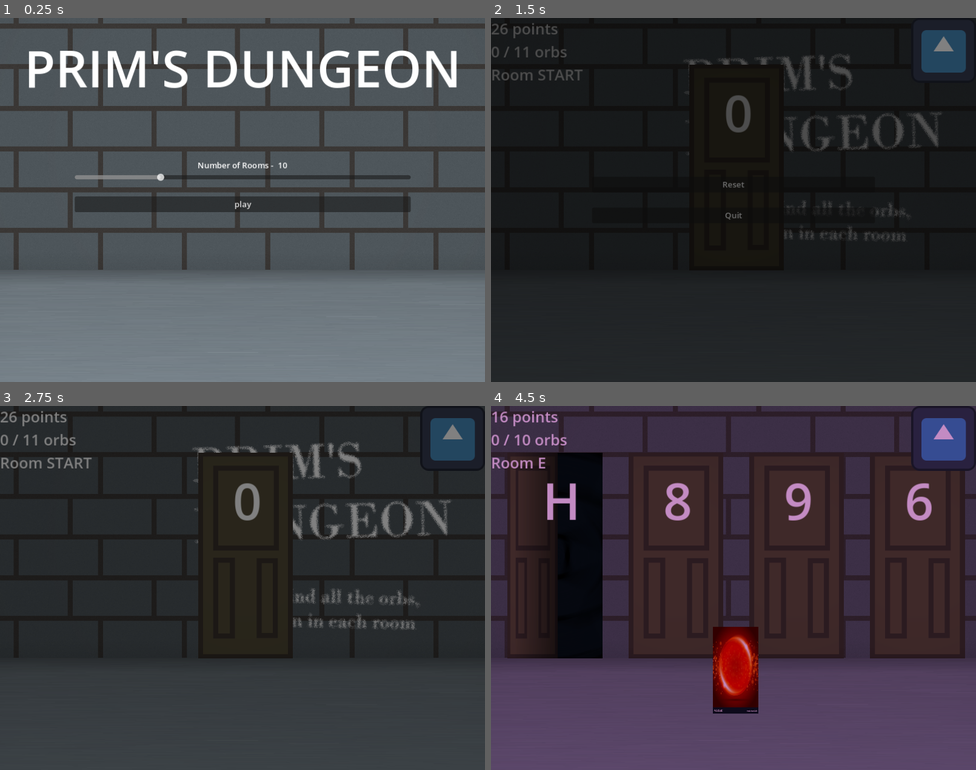
Above: before the commit, frames 1-4 (two rows, left to right).
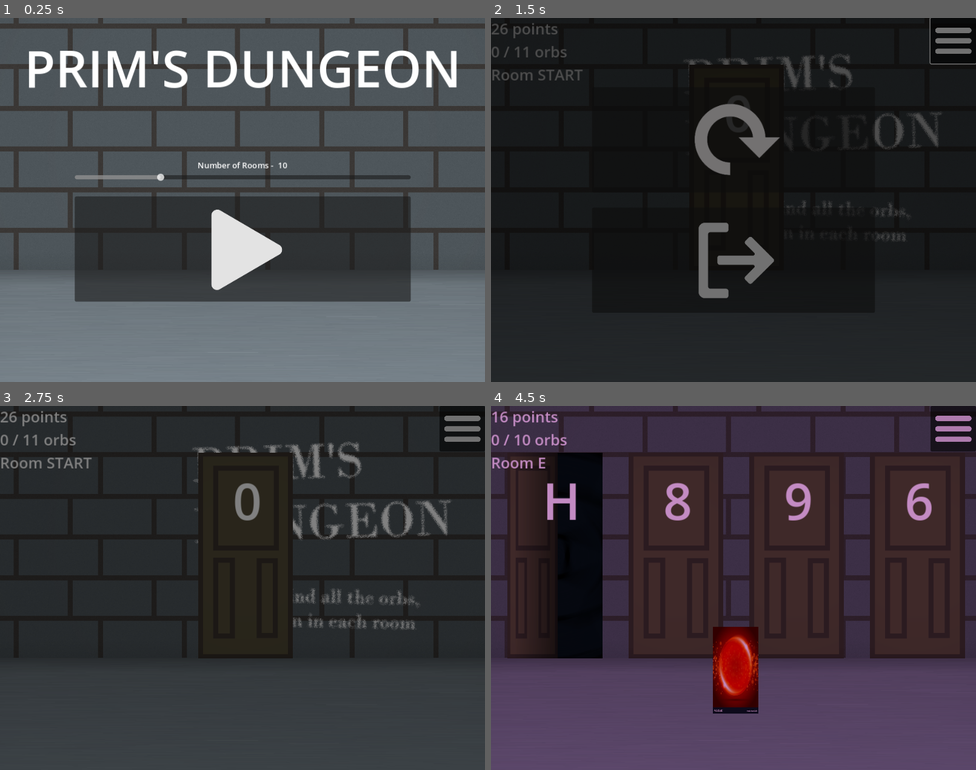
Above: after the commit, the same moments.

Repository: DasParijat/Prims-Dungeon
Game: Godot game, scene res://Home Menu/home_menu.tscn
Same seed, same stepped clock (60 frames per second), same inputs: the game is played once before the commit and once after it. The engine's default icon, where the game draws it, is replaced by a stand-in: a white triangle on a blue panel in a dark square.
Inputs (mouse positions are in pixels of both pictures, inside the frame that each line leads up to; where the layout moved, square brackets give the same spot in the first picture):
- Up to frame 1 (0.25 s): no input
- Up to frame 2 (1.5 s): click (733, 247) [733, 203] at 0.5 s; click (951, 39) [942, 50] at 1.25 s
- Up to frame 3 (2.75 s): click (242, 526) [242, 573] at 2 s
- Up to frame 4 (4.5 s): click "efef" at 2.75 s; click "efef" at 3.5 s; click "efef" at 4.25 s

The runs differ from the first frame. In frame 1, 16% of the frame differs, in the area x 15-85%, y 50-78%; in frame 2, 4.7%; in frame 3, 1.3%; in frame 4, 1.7%.

Commit message:
Added button icon assets and used them
-All buttons are represented via icons
-Slight changes in organization of control nodes in pause menu scene

Diff:
--- a/Game/Game Menu/pause_menu.gd
+++ b/Game/Game Menu/pause_menu.gd
@@ -3,7 +3,7 @@
 const MENU_SCENE : PackedScene = preload("uid://bhmlycafuc6t8")
 
 @onready var menu : Control = $Menu
-@onready var menu_open_button : TextureButton = $MenuOpenButton
+@onready var menu_open_button : Button = $MarginContainer/MenuOpenButton
 
 func _ready() -> void:
 	menu.hide()
--- a/Game/Game Menu/pause_menu.tscn
+++ b/Game/Game Menu/pause_menu.tscn
@@ -1,7 +1,9 @@
-[gd_scene load_steps=4 format=3 uid="uid://cpy0flbvigrsd"]
+[gd_scene load_steps=6 format=3 uid="uid://cpy0flbvigrsd"]
 
 [ext_resource type="Script" path="res://Game/Game Menu/pause_menu.gd" id="1_0kagn"]
-[ext_resource type="Texture2D" uid="uid://dlntltuftcbpl" path="res://icon.svg" id="1_elfc5"]
+[ext_resource type="Texture2D" uid="uid://d1tllht6le8ot" path="res://Assets/Images/Menu Icons/reset_icon.png" id="2_331ra"]
+[ext_resource type="Texture2D" uid="uid://b1tgjk34ta3k4" path="res://Assets/Images/Menu Icons/leave_icon.png" id="3_bkp30"]
+[ext_resource type="Texture2D" uid="uid://ci0ivhny7g1ey" path="res://Assets/Images/Menu Icons/hamburger_icon.png" id="4_kdlrd"]
 
 [sub_resource type="Theme" id="Theme_vawgx"]
 
@@ -47,32 +49,45 @@
 [node name="Label" type="Label" parent="Menu/MarginContainer"]
 layout_mode = 2
 
-[node name="VBoxContainer" type="VBoxContainer" parent="Menu/MarginContainer"]
+[node name="MarginContainer" type="MarginContainer" parent="Menu/MarginContainer"]
+layout_mode = 2
+
+[node name="VBoxContainer" type="VBoxContainer" parent="Menu/MarginContainer/MarginContainer"]
 layout_mode = 2
 theme_override_constants/separation = 30
 alignment = 1
 
-[node name="Reset Button" type="Button" parent="Menu/MarginContainer/VBoxContainer"]
+[node name="Reset Button" type="Button" parent="Menu/MarginContainer/MarginContainer/VBoxContainer"]
 layout_mode = 2
-text = "Reset"
+icon = ExtResource("2_331ra")
+alignment = 0
+icon_alignment = 1
 
-[node name="Quit Button" type="Button" parent="Menu/MarginContainer/VBoxContainer"]
+[node name="Quit Button" type="Button" parent="Menu/MarginContainer/MarginContainer/VBoxContainer"]
 layout_mode = 2
-text = "Quit
-"
+icon = ExtResource("3_bkp30")
+icon_alignment = 1
 
-[node name="MenuOpenButton" type="TextureButton" parent="."]
+[node name="MarginContainer" type="MarginContainer" parent="."]
 layout_mode = 1
 anchors_preset = 1
 anchor_left = 1.0
 anchor_right = 1.0
-offset_left = -93.0
+offset_left = -40.0
 offset_bottom = 40.0
 grow_horizontal = 0
+theme_override_constants/margin_left = -50
+theme_override_constants/margin_bottom = -50
+
+[node name="MenuOpenButton" type="Button" parent="MarginContainer"]
+layout_mode = 2
 theme = SubResource("Theme_vawgx")
 toggle_mode = true
-texture_normal = ExtResource("1_elfc5")
+icon = ExtResource("4_kdlrd")
+alignment = 0
+icon_alignment = 1
+expand_icon = true
 
-[connection signal="pressed" from="Menu/MarginContainer/VBoxContainer/Reset Button" to="." method="_on_reset_button_pressed"]
-[connection signal="pressed" from="Menu/MarginContainer/VBoxContainer/Quit Button" to="." method="_on_quit_button_pressed"]
-[connection signal="toggled" from="MenuOpenButton" to="." method="_on_menu_open_button_toggled"]
+[connection signal="pressed" from="Menu/MarginContainer/MarginContainer/VBoxContainer/Reset Button" to="." method="_on_reset_button_pressed"]
+[connection signal="pressed" from="Menu/MarginContainer/MarginContainer/VBoxContainer/Quit Button" to="." method="_on_quit_button_pressed"]
+[connection signal="toggled" from="MarginContainer/MenuOpenButton" to="." method="_on_menu_open_button_toggled"]
--- a/Home Menu/home_menu.tscn
+++ b/Home Menu/home_menu.tscn
@@ -1,8 +1,9 @@
-[gd_scene load_steps=6 format=3 uid="uid://bhmlycafuc6t8"]
+[gd_scene load_steps=7 format=3 uid="uid://bhmlycafuc6t8"]
 
 [ext_resource type="Script" path="res://Home Menu/home_menu.gd" id="1_mwd20"]
 [ext_resource type="Texture2D" uid="uid://bxr5f1evya50u" path="res://Assets/Images/Room/DungeonRoomBackground.png" id="1_pfbx8"]
 [ext_resource type="PackedScene" uid="uid://texi0kd634p6" path="res://Home Menu/Room Slider/menu_slider_option.tscn" id="3_cllnv"]
+[ext_resource type="Texture2D" uid="uid://c14tpvlifmmx8" path="res://Assets/Images/Menu Icons/play_icon.png" id="4_8pi1f"]
 
 [sub_resource type="SystemFont" id="SystemFont_4h1jj"]
 font_names = PackedStringArray("Cascadia Mono")
@@ -72,7 +73,8 @@
 
 [node name="PlayButton" type="Button" parent="MarginContainer/VSplitContainer/MarginContainer/VBoxContainer"]
 layout_mode = 2
-text = "play"
+icon = ExtResource("4_8pi1f")
+icon_alignment = 1
 
 [connection signal="value_changed" from="MarginContainer/VSplitContainer/MarginContainer/VBoxContainer/RoomSlider/HSlider" to="MarginContainer/VSplitContainer/MarginContainer/VBoxContainer/RoomSlider" method="_on_h_slider_value_changed"]
 [connection signal="pressed" from="MarginContainer/VSplitContainer/MarginContainer/VBoxContainer/PlayButton" to="." method="_on_play_button_pressed"]
Binary file added: Assets/Images/Menu Icons/hamburger_icon.png
Not shown, added: Assets/Images/Menu Icons/hamburger_icon.png.import
Binary file added: Assets/Images/Menu Icons/leave_icon.png
Not shown, added: Assets/Images/Menu Icons/leave_icon.png.import
Binary file added: Assets/Images/Menu Icons/play_icon.png
Not shown, added: Assets/Images/Menu Icons/play_icon.png.import
Binary file added: Assets/Images/Menu Icons/reset_icon.png
Not shown, added: Assets/Images/Menu Icons/reset_icon.png.import
